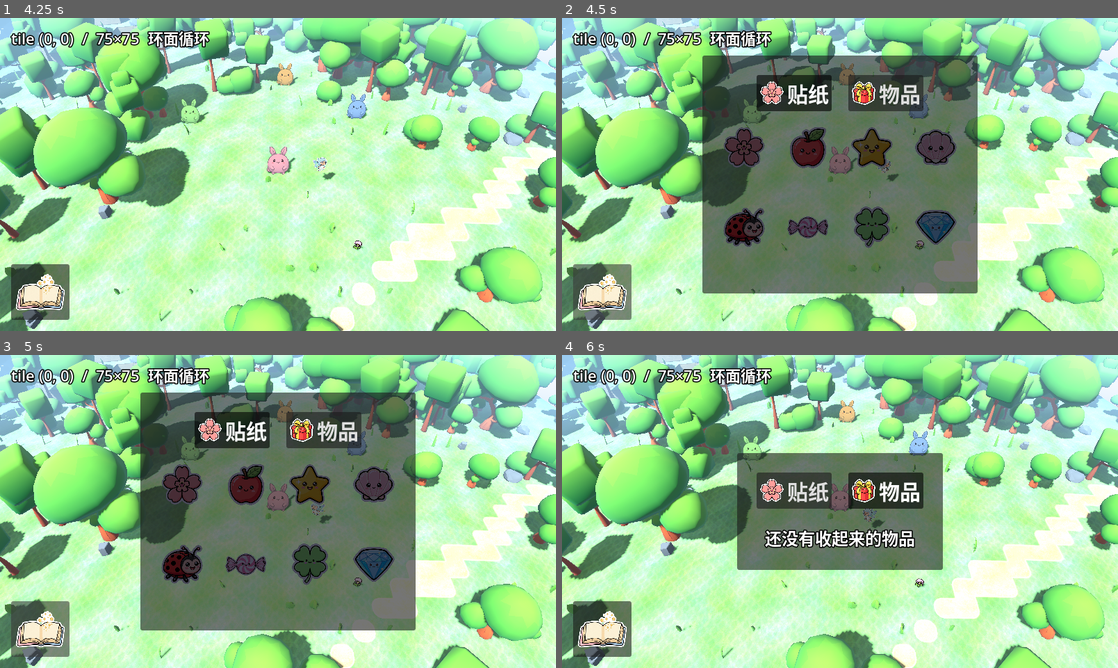
Above: before the commit, frames 1-4 (two rows, left to right).
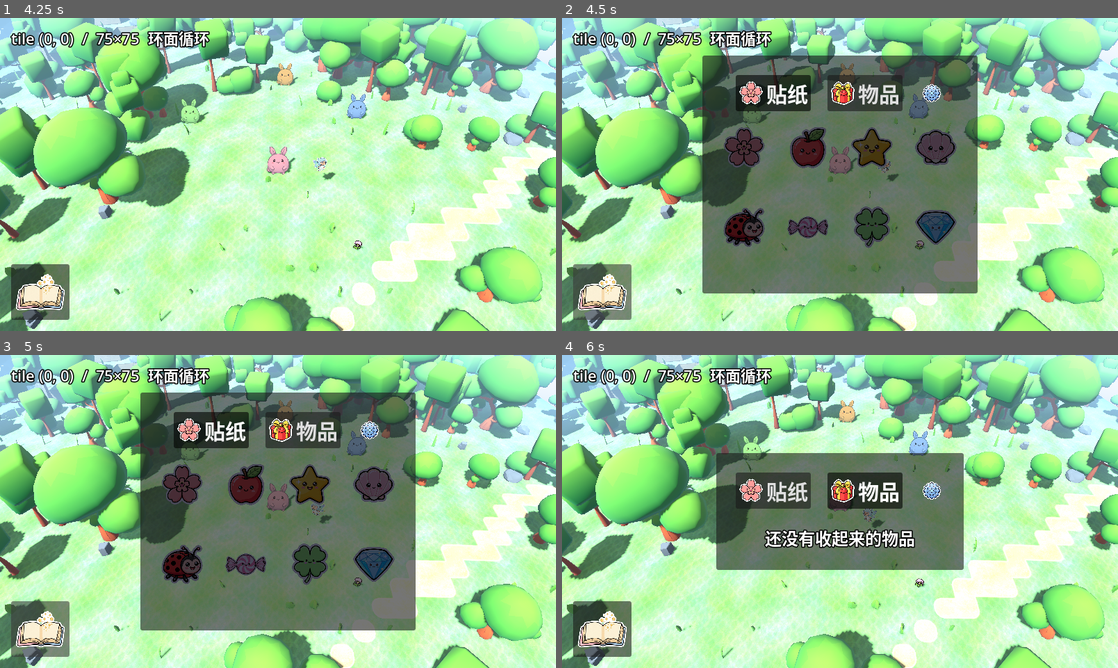
Above: after the commit, the same moments.

Repository: hoveychen/maliang
Game: Godot game, scene res://menu.tscn
Two runs of this game, one before a commit and one after it. Both use one fixed random seed, a clock stepped at 60 frames per second and the inputs below. Sound files missing from this copy of the repository are replaced by a short silence.
Inputs (mouse positions are in pixels of both pictures, inside the frame that each line leads up to):
- Up to frame 1 (4.25 s): tap Enter (ui_accept) at 0.5, 0.77, 1.07, 3.5 s; move the mouse to (400, 158) at 0.52 s; hold Right (ui_right) 0.53-1.25 s; click (400, 158) at 0.67 s; click (278, 321) at 1.25 s; click (278, 321) at 2 s; click "跳过 ▸" at 2.75 s; drag from (166, 190) to (250, 237) at 3.52 s
- Up to frame 2 (4.5 s): click (600, 293) at 4.25 s
- Up to frame 3 (5 s): no input
- Up to frame 4 (6 s): click "贴纸" at 5 s; click "物品" at 5.75 s

Frame 1 is identical in both runs. In frame 2, 2.6% of the frame differs, in the area x 31-69%, y 18-30%; in frame 3, 2.6%; in frame 4, 5.3%, in the area x 27-73%, y 31-69%.

Commit message:
feat(hud): 收集册藏齿轮设置页——重新捏角色(？✓✗ 确认防误触)回童话书 onboarding;test_visual_settings 断言+挂回测

Diff:
--- a/scripts/world.gd
+++ b/scripts/world.gd
@@ -112,8 +112,9 @@
 var _album_cells: Dictionary = {}  ## 贴纸 id → { "glyph": TextureRect, "count": Label }
 # 物品系统：语音造物的物件可摆可收，收集册物品页列出收进背包的（服务端权威，state 同步）
 var world_props: Dictionary = {}   ## 语音物件 id → { "spec", "state"(placed/bagged), "tile"(Array|null) }
-var _album_tab_buttons: Dictionary = {} ## "stickers"/"items" → Button（tab 高亮切换）
-var _album_pages: Dictionary = {}  ## "stickers"/"items" → Control（分页容器）
+var _album_tab_buttons: Dictionary = {} ## "stickers"/"items"/"settings" → Button（tab 高亮切换）
+var _album_pages: Dictionary = {}  ## "stickers"/"items"/"settings" → Control（分页容器）
+var _reroll_confirm: HBoxContainer ## 设置页"重新捏角色"的 ✓/✗ 确认行（防小手误触）
 var _items_grid: GridContainer     ## 物品页网格（bagged 物件动态重建）
 var _items_empty: Label            ## 物品页空态提示
 const PROP_LONG_PRESS := 0.6       ## 长按拾起阈值（秒），期间手指基本不动
@@ -547,6 +548,15 @@
 		b.pressed.connect(_set_album_tab.bind(String(tab[0])))
 		tabs.add_child(b)
 		_album_tab_buttons[tab[0]] = b
+	# 设置入口：小齿轮藏在 tab 行末尾（家长向，主菜单单入口化后重新捏角色走这里）
+	var settings_tab := Button.new()
+	settings_tab.icon = UiAssets.tex("ic_gear")
+	settings_tab.add_theme_constant_override("icon_max_width", 28)
+	settings_tab.toggle_mode = true
+	settings_tab.flat = true
+	settings_tab.pressed.connect(_set_album_tab.bind("settings"))
+	tabs.add_child(settings_tab)
+	_album_tab_buttons["settings"] = settings_tab
 	var grid := GridContainer.new()
 	grid.columns = 4
 	grid.add_theme_constant_override("h_separation", 28)
@@ -575,12 +585,36 @@
 	_style_label(_items_empty, 24)
 	items_page.add_child(_items_grid)
 	items_page.add_child(_items_empty)
-	_album_pages = { "stickers": grid, "items": items_page }
+	# 设置页：重新捏角色（回童话书重新自我介绍；onboarding 合并保存档案，贴纸/物品不丢）
+	var settings_page := VBoxContainer.new()
+	settings_page.alignment = BoxContainer.ALIGNMENT_CENTER
+	settings_page.add_theme_constant_override("separation", 16)
+	var reroll := Button.new()
+	reroll.text = "重新捏角色"
+	reroll.icon = UiAssets.tex("ic_retry")
+	reroll.add_theme_constant_override("icon_max_width", 36)
+	reroll.add_theme_font_size_override("font_size", 26)
+	reroll.pressed.connect(_on_reroll_pressed)
+	settings_page.add_child(reroll)
+	_reroll_confirm = HBoxContainer.new()
+	_reroll_confirm.alignment = BoxContainer.ALIGNMENT_CENTER
+	_reroll_confirm.add_theme_constant_override("separation", 24)
+	_reroll_confirm.add_child(UiAssets.icon_rect("ic_question", 56.0))
+	var reroll_yes := UiAssets.icon_button("ic_yes", 72.0)
+	reroll_yes.pressed.connect(_on_reroll_yes)
+	_reroll_confirm.add_child(reroll_yes)
+	var reroll_no := UiAssets.icon_button("ic_no", 72.0)
+	reroll_no.pressed.connect(_on_reroll_no)
+	_reroll_confirm.add_child(reroll_no)
+	_reroll_confirm.visible = false
+	settings_page.add_child(_reroll_confirm)
+	_album_pages = { "stickers": grid, "items": items_page, "settings": settings_page }
 	var pages := VBoxContainer.new()
 	pages.add_theme_constant_override("separation", 20)
 	pages.add_child(tabs)
 	pages.add_child(grid)
 	pages.add_child(items_page)
+	pages.add_child(settings_page)
 	var margin := MarginContainer.new()
 	for side in ["margin_left", "margin_right", "margin_top", "margin_bottom"]:
 		margin.add_theme_constant_override(side, 28)
@@ -2118,11 +2152,23 @@
 	if album_panel.visible:
 		_refresh_album()
 
-## 分页切换：tab 高亮 + 只显示当前页。
+## 分页切换：tab 高亮 + 只显示当前页；离开设置页时收起确认行。
 func _set_album_tab(tab: String) -> void:
 	for key in _album_tab_buttons:
 		(_album_tab_buttons[key] as Button).button_pressed = (key == tab)
 		(_album_pages[key] as Control).visible = (key == tab)
+	if _reroll_confirm != null and tab != "settings":
+		_reroll_confirm.visible = false
+
+## 设置页：重新捏角色——先 ？✓✗ 确认一遍防小手误触，确认后回童话书 onboarding。
+func _on_reroll_pressed() -> void:
+	_reroll_confirm.visible = true
+
+func _on_reroll_yes() -> void:
+	get_tree().change_scene_to_file("res://onboarding.tscn")
+
+func _on_reroll_no() -> void:
+	_reroll_confirm.visible = false
 
 func _refresh_album() -> void:
 	for id in _album_cells:
--- /dev/null
+++ b/test/test_visual_settings.gd
@@ -0,0 +1,70 @@
+extends SceneTree
+## 设置入口断言：收集册 tab 行末尾藏小齿轮设置页——"重新捏角色"需 ？✓✗ 确认防误触，
+## ✗ 收起确认行，✓ 切回童话书 onboarding（onboarding 合并保存档案，贴纸/物品不丢）。
+## 主菜单单入口化后这里是唯一的重新捏角色入口。
+## 运行: MALIANG_API_BASE=http://127.0.0.1:1 godot --headless --fixed-fps 10 \
+##       --quit-after 80 --script res://test/test_visual_settings.gd
+
+var scene: Node
+var frame := 0
+var fails := 0
+
+func _initialize() -> void:
+	scene = load("res://main.tscn").instantiate()
+	root.add_child(scene)
+	process_frame.connect(_tick)
+
+func _reroll_button() -> Button:
+	var page := (scene.get("_album_pages") as Dictionary)["settings"] as Control
+	return page.get_child(0) as Button
+
+func _confirm_row() -> HBoxContainer:
+	return scene.get("_reroll_confirm") as HBoxContainer
+
+func _tick() -> void:
+	frame += 1
+	match frame:
+		1:
+			root.size = Vector2i(1280, 720)
+		5:
+			# 打开收集册：齿轮设置 tab 存在，默认在贴纸页
+			(scene.get("album_button") as Button).emit_signal("pressed")
+			var tabs := scene.get("_album_tab_buttons") as Dictionary
+			_check("album open", (scene.get("album_panel") as Control).visible, true)
+			_check("settings tab present", tabs.has("settings"), true)
+			_check("settings page hidden on stickers tab",
+				((scene.get("_album_pages") as Dictionary)["settings"] as Control).visible, false)
+		10:
+			# 切到设置页：重新捏角色按钮可见，确认行还收着
+			((scene.get("_album_tab_buttons") as Dictionary)["settings"] as Button).emit_signal("pressed")
+			var page := (scene.get("_album_pages") as Dictionary)["settings"] as Control
+			_check("settings page visible", page.visible, true)
+			_check("reroll button present", _reroll_button().text, "重新捏角色")
+			_check("confirm hidden before ask", _confirm_row().visible, false)
+		15:
+			# 点重新捏角色 → 弹 ？✓✗ 确认行；点 ✗ 收回
+			_reroll_button().emit_signal("pressed")
+			_check("confirm shown after ask", _confirm_row().visible, true)
+			(_confirm_row().get_child(2) as Button).emit_signal("pressed") # ✗
+			_check("confirm dismissed by no", _confirm_row().visible, false)
+		20:
+			# 再问一遍点 ✓ → 回童话书
+			_reroll_button().emit_signal("pressed")
+			(_confirm_row().get_child(1) as Button).emit_signal("pressed") # ✓
+			scene = null # 场景即将被释放，后续只看 current_scene
+		45:
+			var cur := current_scene
+			_check("switched to Onboarding", cur != null and cur.name == "Onboarding", true)
+			if fails == 0:
+				print("visual_settings PASS")
+			else:
+				printerr("visual_settings FAILED: %d" % fails)
+		50:
+			quit(fails)
+
+func _check(name: String, got: Variant, want: Variant) -> void:
+	if got == want:
+		print("  ok %s" % name)
+		return
+	fails += 1
+	printerr("  FAIL %s: got %s want %s" % [name, str(got), str(want)])
Not shown, changed: scripts/test-headless.sh
